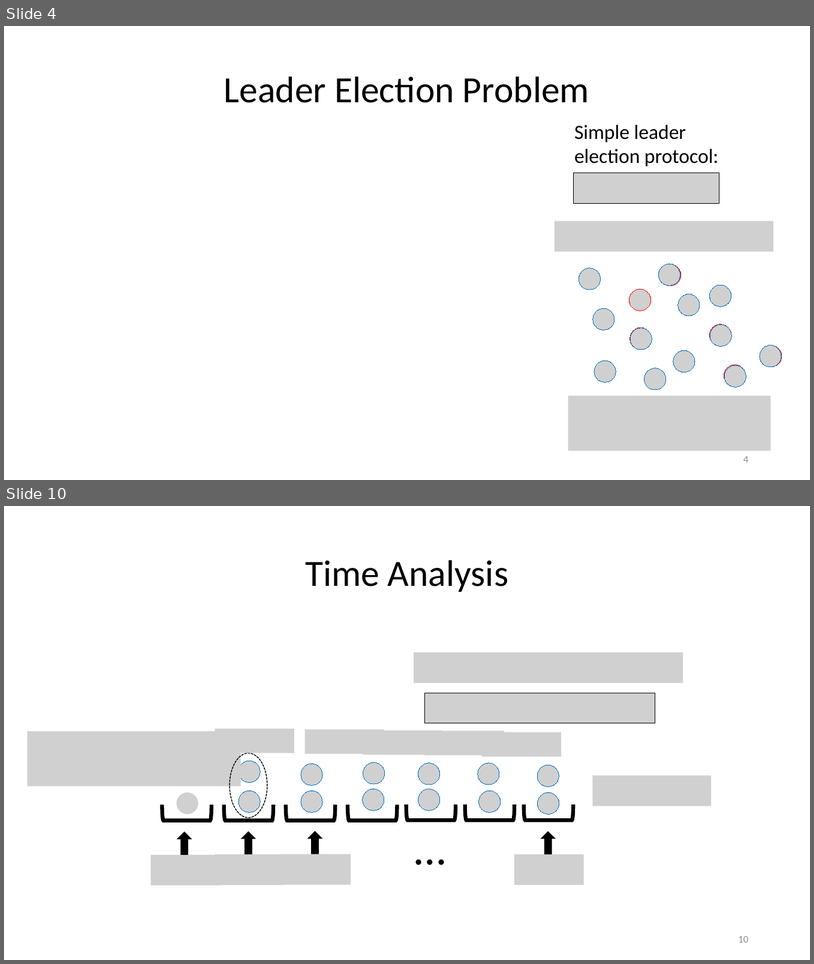
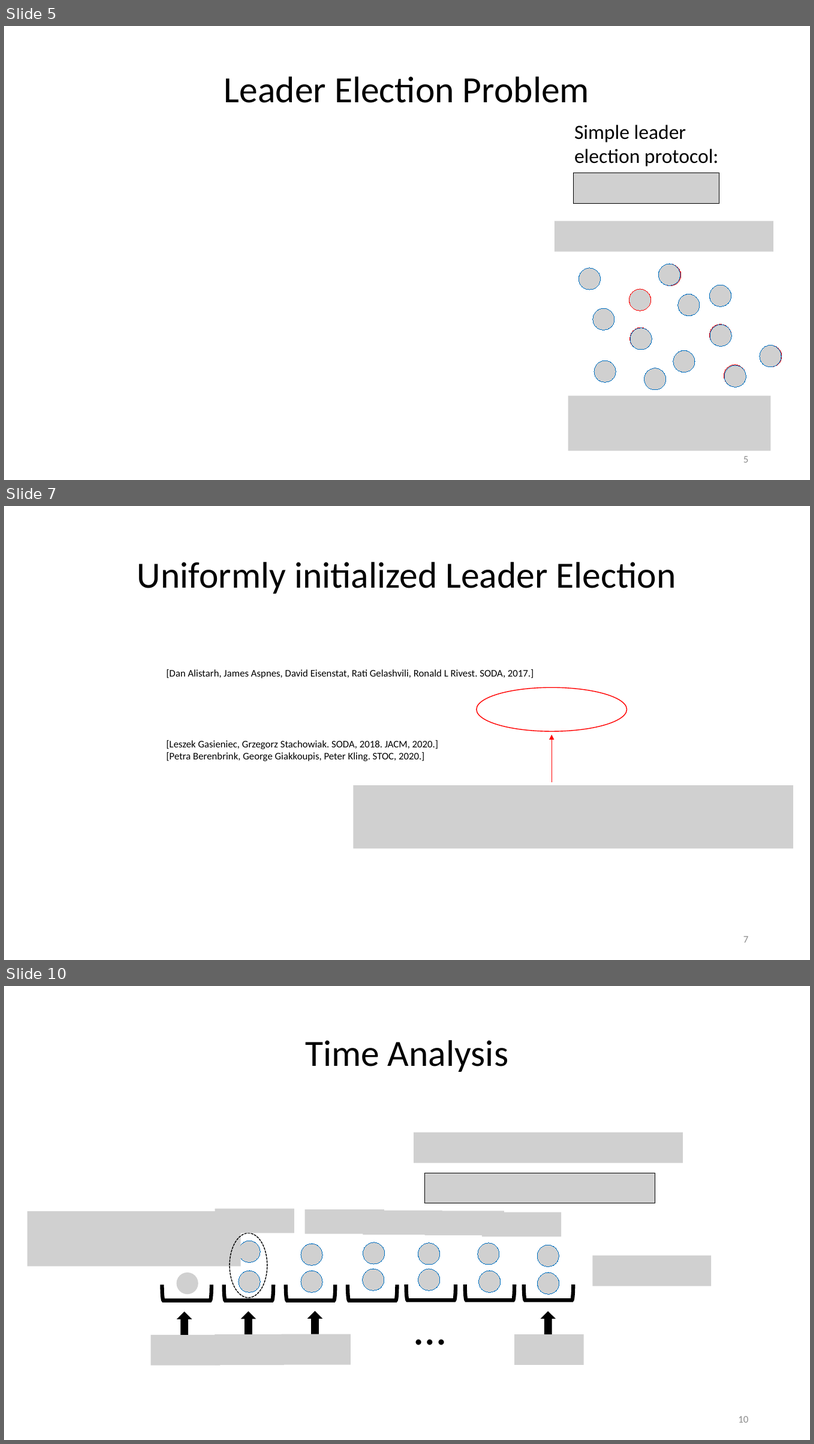
Before and after one commit to EricESeverson/academic-website, a slide deck: static/media/efficient_ssle_talk.pptx. Shown one above the other, each under a label of ours: slides 4 and 10 before the commit, slides 5, 7 and 10 after it; the slides between them are not shown. The pictures are 814x964 and 814x1444 pixels, drawn with LibreOffice and Linux fonts; fonts in the diff are those of the drawing; grey boxes stand for pictures. Boxes give left, top, right and bottom in pixels: in the first picture for what was removed or moved away, otherwise in the second. Text is boxed around its words. In the diff, an @@ line names an element or a change of style, - is before the commit and + after.

```diff
--- a/static/media/efficient_ssle_talk.pptx
+++ b/static/media/efficient_ssle_talk.pptx
@@ slide 7 added at (4, 506, 810, 960), background #FFFFFF @@
@@ title added at (137, 562, 677, 594), 44 pt, text #000000 @@
+Uniformly initialized Leader Election
@@ text added at (167, 669, 534, 678), 12 pt, text #000000 @@
+[Dan Alistarh, James Aspnes, David Eisenstat, Rati Gelashvili, Ronald L Rivest. SODA, 2017.]
@@ ellipse added at (477, 687, 628, 731), outline #FF0000 1 pt @@
@@ arrow added from (552, 783) to (552, 735), #FF0000 0.5 pt @@
@@ text added at (167, 740, 438, 761), 12 pt, text #000000 @@
+[Leszek Gasieniec, Grzegorz Stachowiak. SODA, 2018. JACM, 2020.]
+[Petra Berenbrink, George Giakkoupis, Peter Kling. STOC, 2020.]
@@ picture added at (354, 785, 794, 848) @@
@@ page number added at (744, 936, 749, 942), 12 pt, text #8C8C8C @@
+7
@@ what was slide 4 is now slide 5 @@
@@ page number at (744, 456, 749, 462): text changed @@
-4
+5
```
Also in this commit, not shown: 9 slides changed, 13 other slides added, 18 slides removed, 7 other files.
